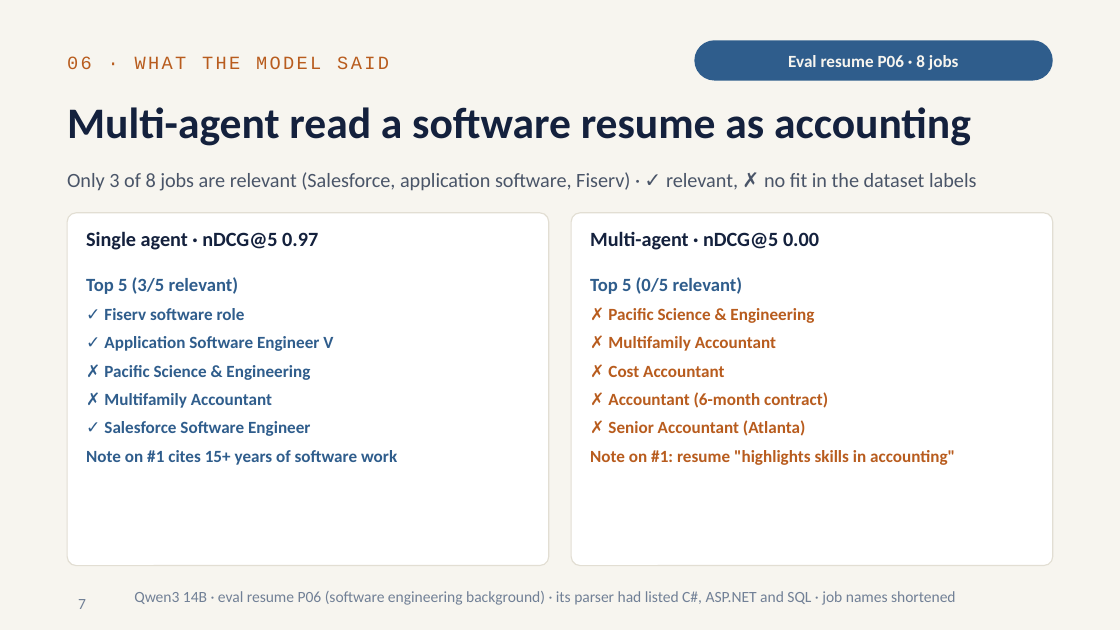
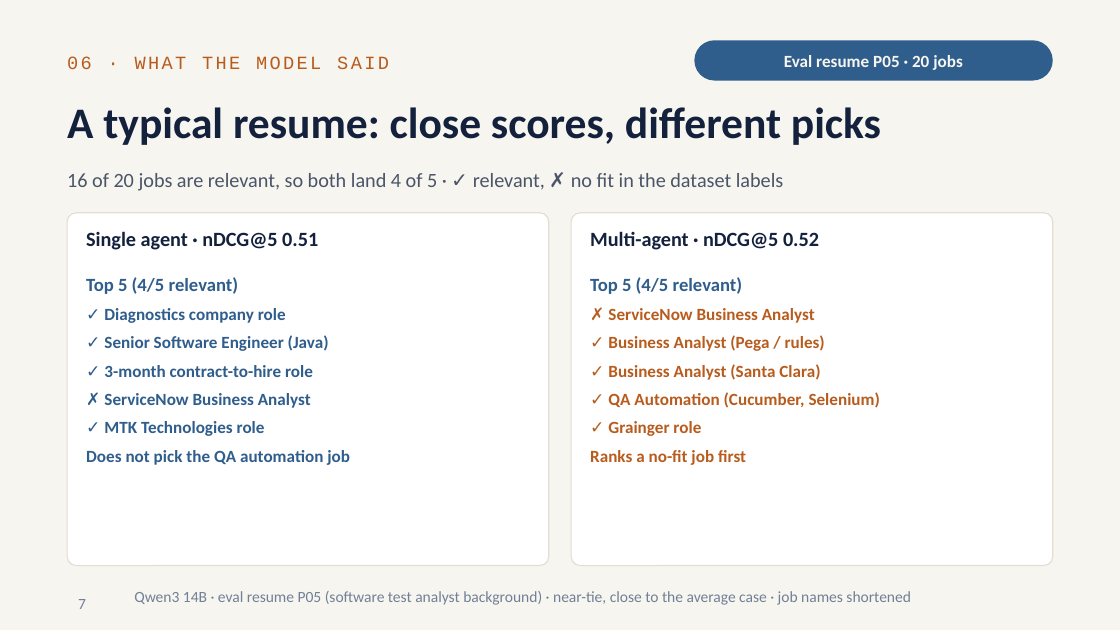
Before and after one commit to RitvikNeerattil/agentic_resume_matcher, a slide deck: slide 7 of progress_update_2026-10.pptx. Drawn at 1120x630 pixels with LibreOffice and Linux fonts; fonts in the diff are those of the drawing. Boxes give left, top, right and bottom in pixels: in the first picture for what was removed or moved away, otherwise in the second. Text is boxed around its words. In the diff, an @@ line names an element or a change of style, - is before the commit and + after.

```diff
--- a/progress_update_2026-10.pptx
+++ b/progress_update_2026-10.pptx
@@ text in rounded rectangle at box(784, 55, 963, 70): text changed @@
-Eval resume P06 · 8 jobs
+Eval resume P05 · 20 jobs
@@ title at box(67, 107, 881, 145): text changed @@
-Multi-agent read a software resume as accounting
+A typical resume: close scores, different picks
@@ text at box(67, 173, 784, 191): text changed @@
-Only 3 of 8 jobs are relevant (Salesforce, application software, Fiserv) · ✓ relevant, ✗ no fit in the dataset labels
+16 of 20 jobs are relevant, so both land 4 of 5 · ✓ relevant, ✗ no fit in the dataset labels
@@ text at box(86, 231, 318, 250): text changed @@
-Single agent · nDCG@5 0.97
+Single agent · nDCG@5 0.51
@@ text at box(590, 231, 819, 250): text changed @@
-Multi-agent · nDCG@5 0.00
+Multi-agent · nDCG@5 0.52
@@ text at box(86, 277, 350, 465): text changed @@
-Top 5 (3/5 relevant)
-✓ Fiserv software role
-✓ Application Software Engineer V
-✗ Pacific Science & Engineering
-✗ Multifamily Accountant
-✓ Salesforce Software Engineer
-Note on #1 cites 15+ years of software work
+Top 5 (4/5 relevant)
+✓ Diagnostics company role
+✓ Senior Software Engineer (Java)
+✓ 3-month contract-to-hire role
+✗ ServiceNow Business Analyst
+✓ MTK Technologies role
+Does not pick the QA automation job
@@ text at box(590, 277, 880, 465): text changed @@
-Top 5 (0/5 relevant)
-✗ Pacific Science & Engineering
-✗ Multifamily Accountant
-✗ Cost Accountant
-✗ Accountant (6-month contract)
-✗ Senior Accountant (Atlanta)
-Note on #1: resume "highlights skills in accounting"
+Top 5 (4/5 relevant)
+✗ ServiceNow Business Analyst
+✓ Business Analyst (Pega / rules)
+✓ Business Analyst (Santa Clara)
+✓ QA Automation (Cucumber, Selenium)
+✓ Grainger role
+Ranks a no-fit job first
@@ text at box(134, 591, 911, 605): text changed @@
-Qwen3 14B · eval resume P06 (software engineering background) · its parser had listed C#, ASP.NET and SQL · job names shortened
+Qwen3 14B · eval resume P05 (software test analyst background) · near-tie, close to the average case · job names shortened
```
